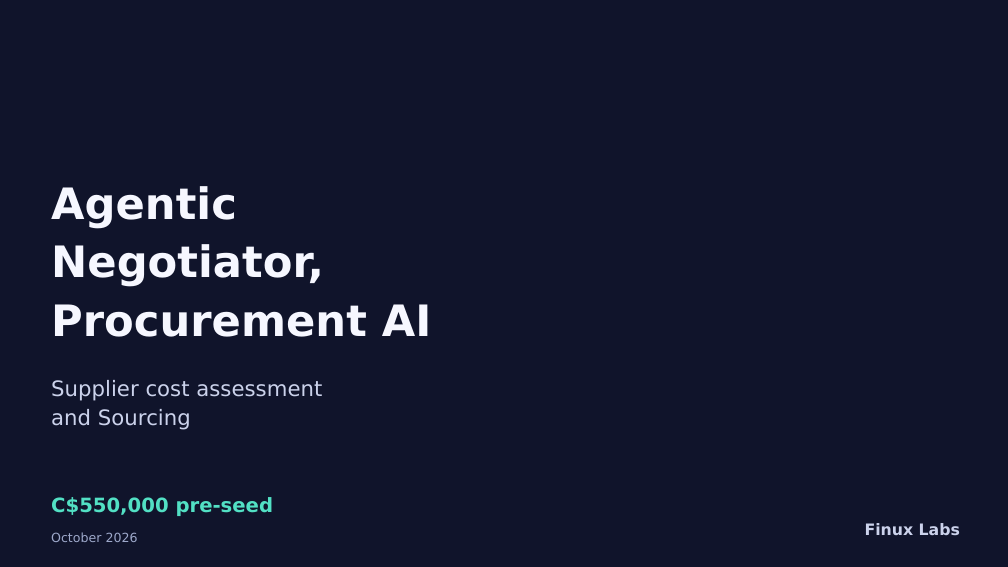
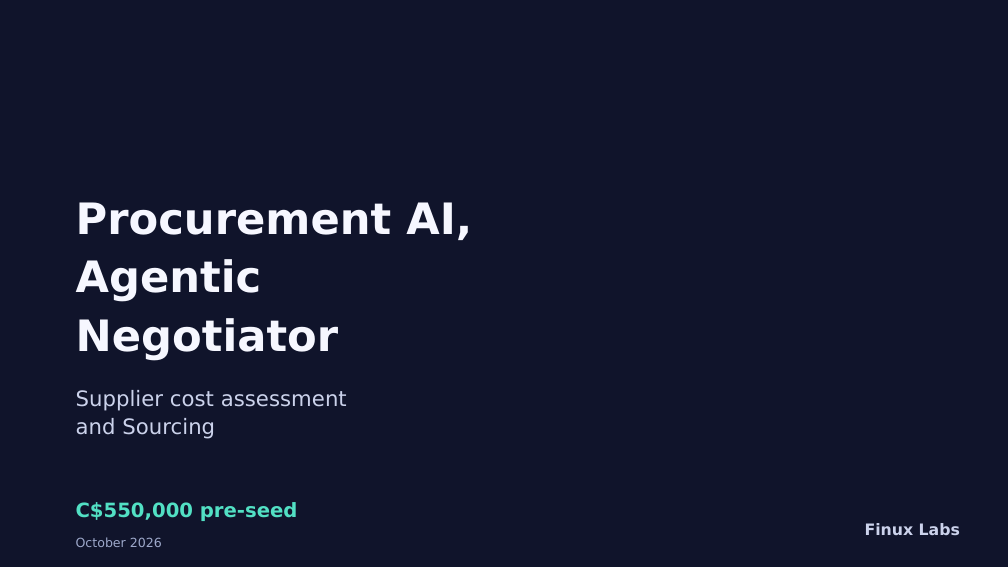
Before and after one commit to SmartFinuxLabs/SmartFinuxLabs.github.io, a slide deck: slide 1 of docs/publish/pitch-agentic-procurement/Finux-Labs-Procurement-AI-Pitch-15-Slides.pptx. Drawn at 1008x567 pixels with LibreOffice and Linux fonts; fonts in the diff are those of the drawing; background and template pictures are left out. Boxes give left, top, right and bottom in pixels: in the first picture for what was removed or moved away, otherwise in the second. Text is boxed around its words. In the diff, an @@ line names an element or a change of style, - is before the commit and + after.

Commit message:
Update Slide 1 headline to 2 lines, adjust hero text position and background image offset across HTML, PPTX, and PDF

```diff
--- a/docs/publish/pitch-agentic-procurement/Finux-Labs-Procurement-AI-Pitch-15-Slides.pptx
+++ b/docs/publish/pitch-agentic-procurement/Finux-Labs-Procurement-AI-Pitch-15-Slides.pptx
@@ text at [76, 202, 472, 360]: text changed @@
-Agentic Negotiator,
-Procurement AI
+Procurement AI,
+Agentic Negotiator
@@ text "Supplier cost assessment": place and size @@
-text "Supplier cost assessment" at [51, 380, 322, 430]
+text "Supplier cost assessment" at [76, 390, 347, 439]
@@ text "C$550,000 pre-seed": place and size @@
-text "C$550,000 pre-seed" at [51, 497, 274, 516]
+text "C$550,000 pre-seed" at [76, 502, 298, 521]
@@ text "October 2026": place and size @@
-text "October 2026" at [51, 532, 138, 542]
+text "October 2026" at [76, 537, 162, 547]
```
Also in this commit, not shown: 2 other files.
